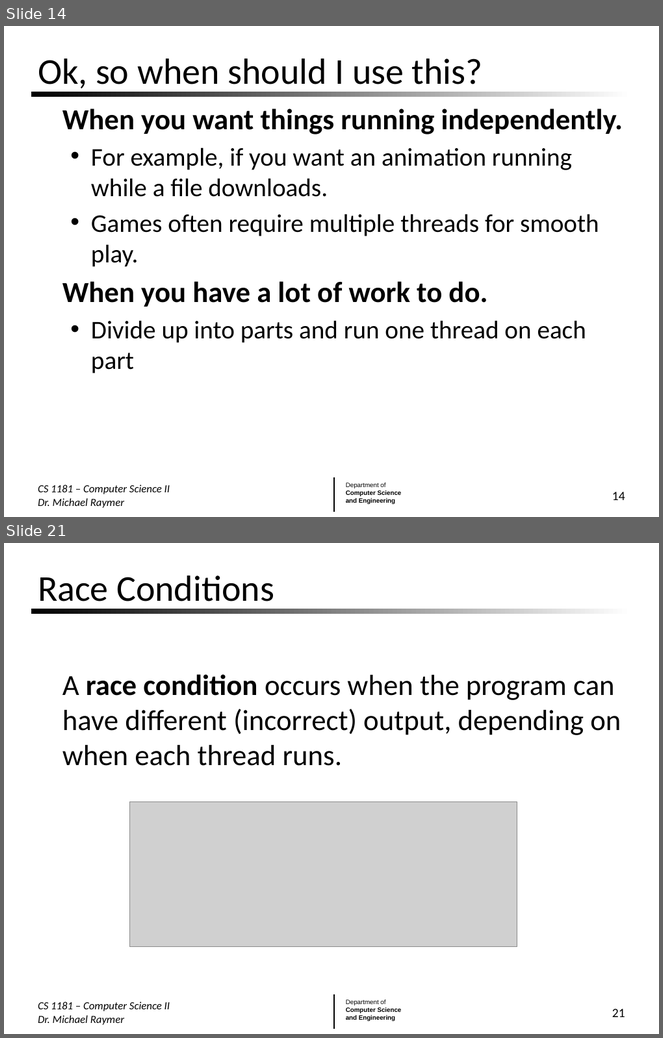
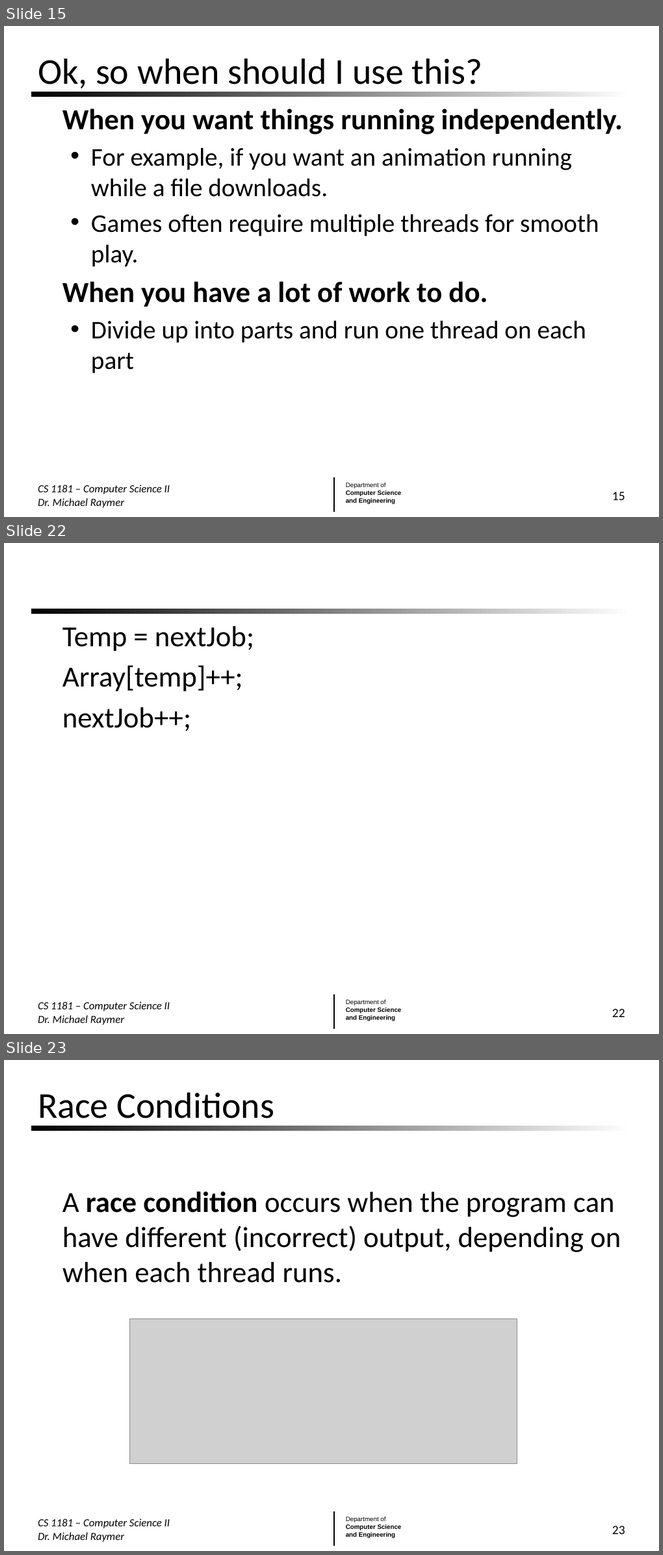
Before and after one commit to mraymer/CS1181_FA24, a slide deck: Lecture Slides/07 Concurrency.pptx. Shown one above the other, each under a label of ours: slides 14 and 21 before the commit, slides 15, 22 and 23 after it; the slides between them are not shown. The pictures are 663x1038 and 663x1555 pixels, drawn with LibreOffice and Linux fonts; fonts in the diff are those of the drawing; grey boxes stand for pictures; background and template pictures are left out. Boxes give left, top, right and bottom in pixels: in the first picture for what was removed or moved away, otherwise in the second. Text is boxed around its words. In the diff, an @@ line names an element or a change of style, - is before the commit and + after.

Commit message:
Lecture 11-18-2024

```diff
--- a/Lecture Slides/07 Concurrency.pptx
+++ b/Lecture Slides/07 Concurrency.pptx
@@ slide 22 added at (x1=4, y1=543, x2=659, y2=1034), background #FFFFFF; not listed: 3 template elements that a slide beside it also shows @@
@@ text added at (x1=62, y1=626, x2=254, y2=731), 32 pt, text #000000 @@
+  Temp = nextJob;
+  Array[temp]++;
+  nextJob++;
@@ text added at (x1=38, y1=1002, x2=170, y2=1025), 12 pt, text #000000, italic @@
+CS 1181 – Computer Science II Dr. Michael Raymer
@@ page number added at (x1=612, y1=1009, x2=625, y2=1017), 14 pt, text #000000 @@
+22
@@ what was slide 14 is now slide 15 @@
@@ page number at (x1=612, y1=492, x2=625, y2=500): text changed @@
-14
+15
@@ what was slide 21 is now slide 23 @@
@@ page number at (x1=612, y1=1526, x2=625, y2=1534): text changed @@
-21
+23
```
Also in this commit, not shown: 6 slides changed, 1 other slide added, 2 other files.
